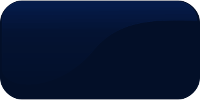
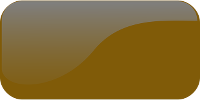
Before/after of a 200px x 100px layered artwork. What changed in the layer stack:
hid "blue button off" over (0, 0, 200, 100)
added layer "yellow button off" above "yellow button" over (0, 0, 200, 100)
